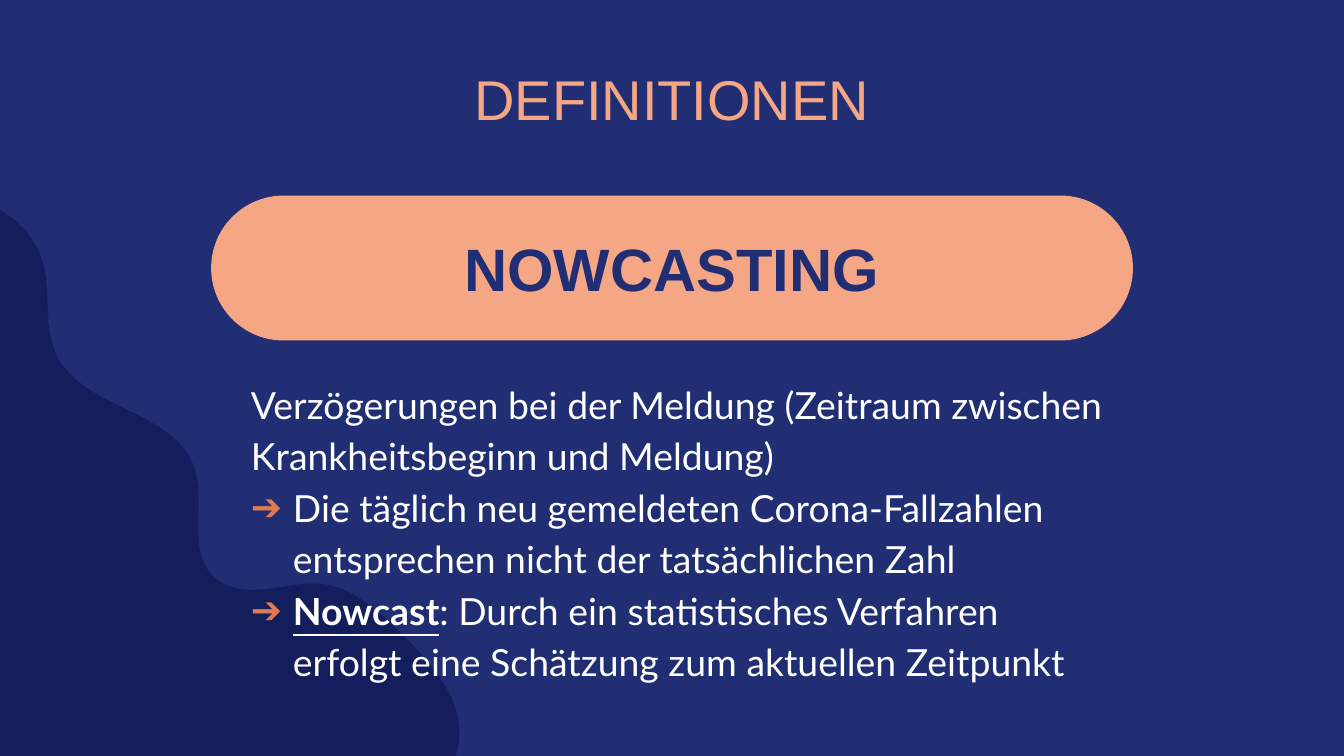
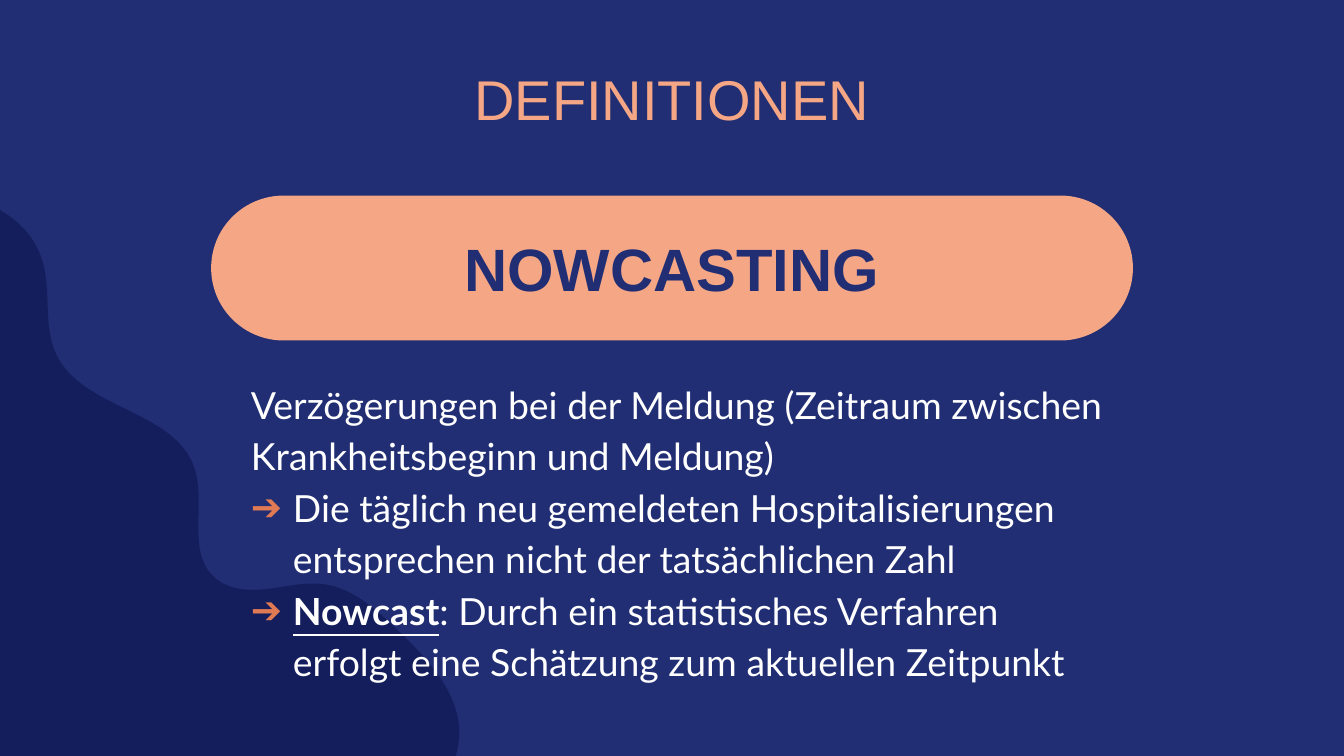
Before and after one commit to amarquard089/Covid19-Hospitalisierungsrate, a slide deck: slide 6 of Praesentation/COVID-19 Hospitalisierungsrate.pptx. Drawn at 1344x756 pixels with LibreOffice and Linux fonts; fonts in the diff are those of the drawing. Boxes give left, top, right and bottom in pixels: in the first picture for what was removed or moved away, otherwise in the second. Text is boxed around its words. In the diff, an @@ line names an element or a change of style, - is before the commit and + after.

```diff
--- a/Praesentation/COVID-19 Hospitalisierungsrate.pptx
+++ b/Praesentation/COVID-19 Hospitalisierungsrate.pptx
@@ text at (293,494,1055,580): text changed @@
-➔ Die täglich neu gemeldeten Corona-Fallzahlen entsprechen nicht der tatsächlichen Zahl
+➔ Die täglich neu gemeldeten Hospitalisierungen entsprechen nicht der tatsächlichen Zahl
```
Also in this commit, not shown: 5 other slides changed, 8 slides added, 5 slides removed, 20 other files.
